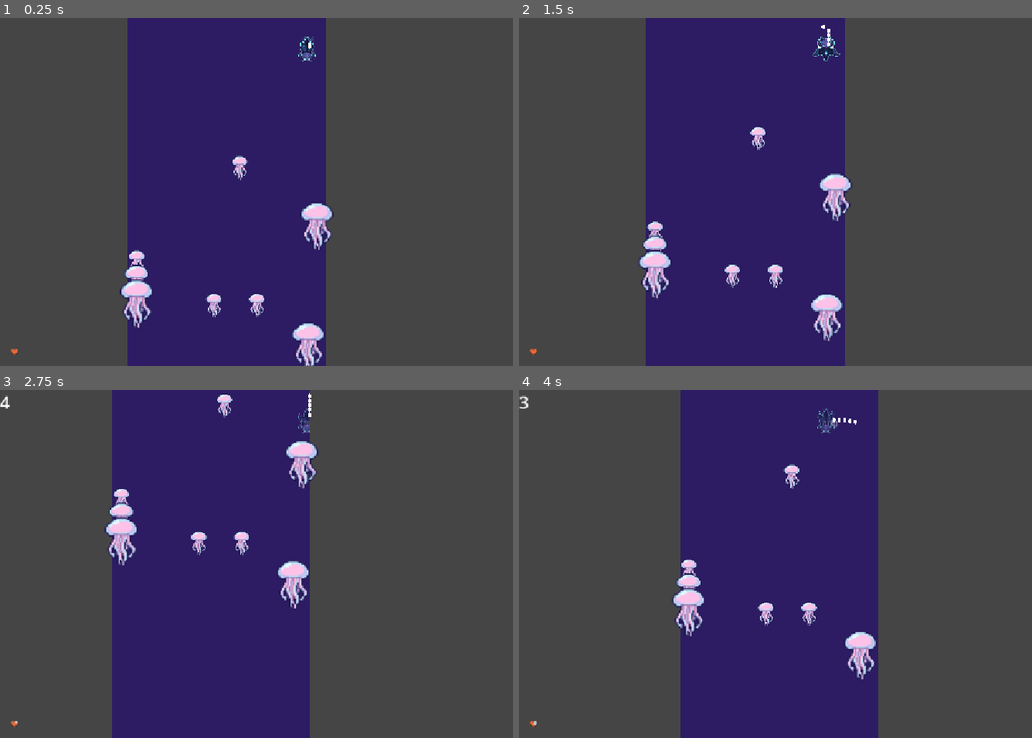
Above: before the commit, frames 1-4 (two rows, left to right).
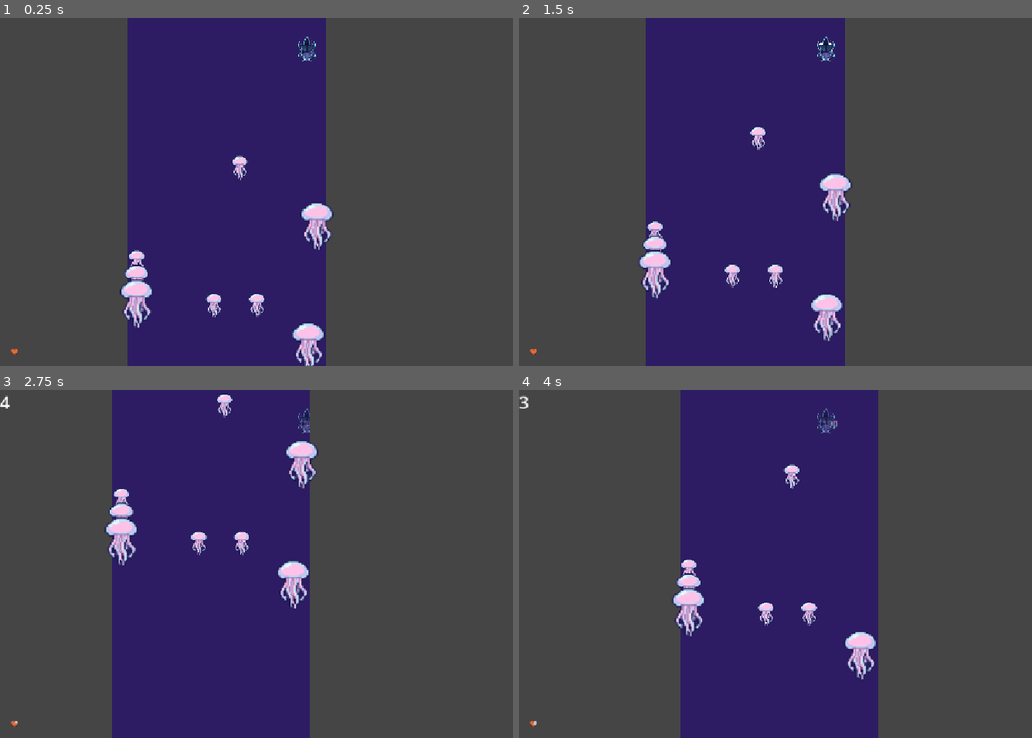
Above: after the commit, the same moments.

Repository: crissoll/Fail-Safe-Game-Jam
Game: Godot game, scene res://scenes/main.tscn
The game is run twice, just before and just after one commit, with the same random seed, the same clock (stepped at 60 frames per second) and the same inputs.
Inputs:
- Up to frame 1 (0.25 s): no input
- Up to frame 2 (1.5 s): tap Enter (reset_level) at 0.5 s; hold D (right) 0.53-1.28 s; tap Space (switch_dimension) at 0.6, 1.35 s; hold Up (slow_down) from 1.28 s (still down)
- Up to frame 3 (2.75 s): release Up (slow_down) at 2.03 s; hold D (right) from 2.03 s (still down); tap Space (switch_dimension) at 2.1 s
- Up to frame 4 (4 s): tap Space (switch_dimension) at 2.85, 3.6 s; release D (right) at 3.53 s; hold A (left) from 3.53 s (still down)

The runs differ from the first frame. In frame 1, less than 0.1% of the frame differs, in the area x 58-62%, y 5-13%; in frame 2, 0.2%, in the area x 57-63%, y 2-13%; in frame 3, less than 0.1%; in frame 4, less than 0.1%.

Commit message:
removed egg comp

Diff:
--- a/first-prototype----dropper-/scenes/player.tscn
+++ b/first-prototype----dropper-/scenes/player.tscn
@@ -7,9 +7,6 @@
 [ext_resource type="Script" uid="uid://wile04rv4ory" path="res://scripts/classes/player/spirit_component.gd" id="5_qlg0r"]
 [ext_resource type="Script" uid="uid://dtjmktvol3mbl" path="res://scripts/classes/player/damage_display_component.gd" id="6_tuyoq"]
 [ext_resource type="Script" uid="uid://dbwcldoqtbkmy" path="res://scripts/classes/player/spirit_display_component.gd" id="7_fjrip"]
-[ext_resource type="Script" uid="uid://dbskedrkfmqj2" path="res://scripts/classes/player/egg_component.gd" id="8_ur7pv"]
-[ext_resource type="PackedScene" uid="uid://dc032duovs5cl" path="res://scenes/game-objects/egg.tscn" id="9_ur7pv"]
-[ext_resource type="Script" uid="uid://dk5nkqc7lhmq8" path="res://scripts/classes/player/animation_component.gd" id="10_3v2ag"]
 [ext_resource type="Texture2D" uid="uid://b3gsrxajsk6u" path="res://assets/Player/ray_falling.png" id="11_jej6c"]
 [ext_resource type="Texture2D" uid="uid://fpb62muqlre4" path="res://assets/Player/ray_gliding.png" id="12_f1ej7"]
 
@@ -159,7 +156,7 @@
 "speed": 10.0
 }]
 
-[node name="player" type="CharacterBody2D" unique_id=314467872 node_paths=PackedStringArray("stamina_comp", "brake_comp", "spirit_comp", "health_comp", "egg_comp")]
+[node name="player" type="CharacterBody2D" unique_id=314467872 node_paths=PackedStringArray("stamina_comp", "brake_comp", "spirit_comp", "health_comp")]
 collision_layer = 8
 collision_mask = 7
 script = ExtResource("1_3vyb7")
@@ -168,7 +165,6 @@
 brake_comp = NodePath("Components/BrakeComponent")
 spirit_comp = NodePath("Components/SpiritComponent")
 health_comp = NodePath("Components/HealthComponent")
-egg_comp = NodePath("Components/EggComponent")
 
 [node name="CollisionShape2D" type="CollisionShape2D" parent="." unique_id=1453863984]
 shape = SubResource("CircleShape2D_u25ut")
@@ -218,18 +214,6 @@
 script = ExtResource("7_fjrip")
 collision_shape = NodePath("../../CollisionShape2D")
 
-[node name="EggComponent" type="Node" parent="Components" unique_id=362771187]
-script = ExtResource("8_ur7pv")
-egg_scene = ExtResource("9_ur7pv")
-distance_delay = 3
-initial_offset = Vector2(5, -2)
-
-[node name="AnimationComponent" type="Node" parent="Components" unique_id=951136652 node_paths=PackedStringArray("animation", "brake_comp", "player")]
-script = ExtResource("10_3v2ag")
-animation = NodePath("../../Animation")
-brake_comp = NodePath("../BrakeComponent")
-player = NodePath("../..")
-
 [node name="Animation" type="AnimatedSprite2D" parent="." unique_id=778203001]
 sprite_frames = SubResource("SpriteFrames_u25ut")
 animation = &"falling_dark_upward"
--- a/first-prototype----dropper-/scripts/classes/player/player.gd
+++ b/first-prototype----dropper-/scripts/classes/player/player.gd
@@ -22,7 +22,6 @@
 @export var brake_comp: BrakeComponent
 @export var spirit_comp: SpiritComponent
 @export var health_comp: HealtComponent
-@export var egg_comp : EggComponent
 
 var spawn_pos: Vector2
 
@@ -131,8 +130,6 @@
 		spirit_comp.reset(self)
 	if health_comp:
 		health_comp.reset()
-	if egg_comp:
-		egg_comp.reset()
 
 	get_tree().call_group(&"Jellyfish", "reset")
 	get_tree().call_group(&"MoveComponents", "reset")
